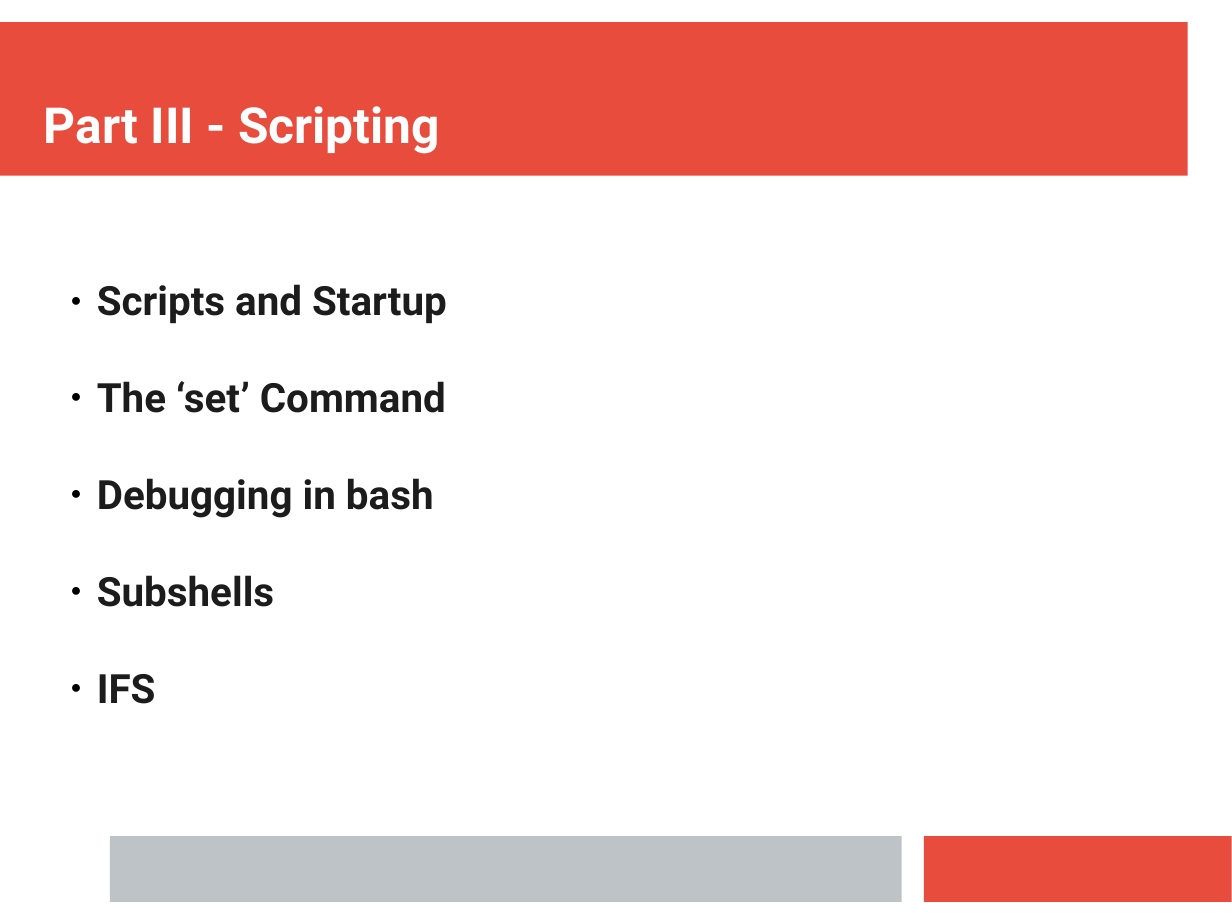
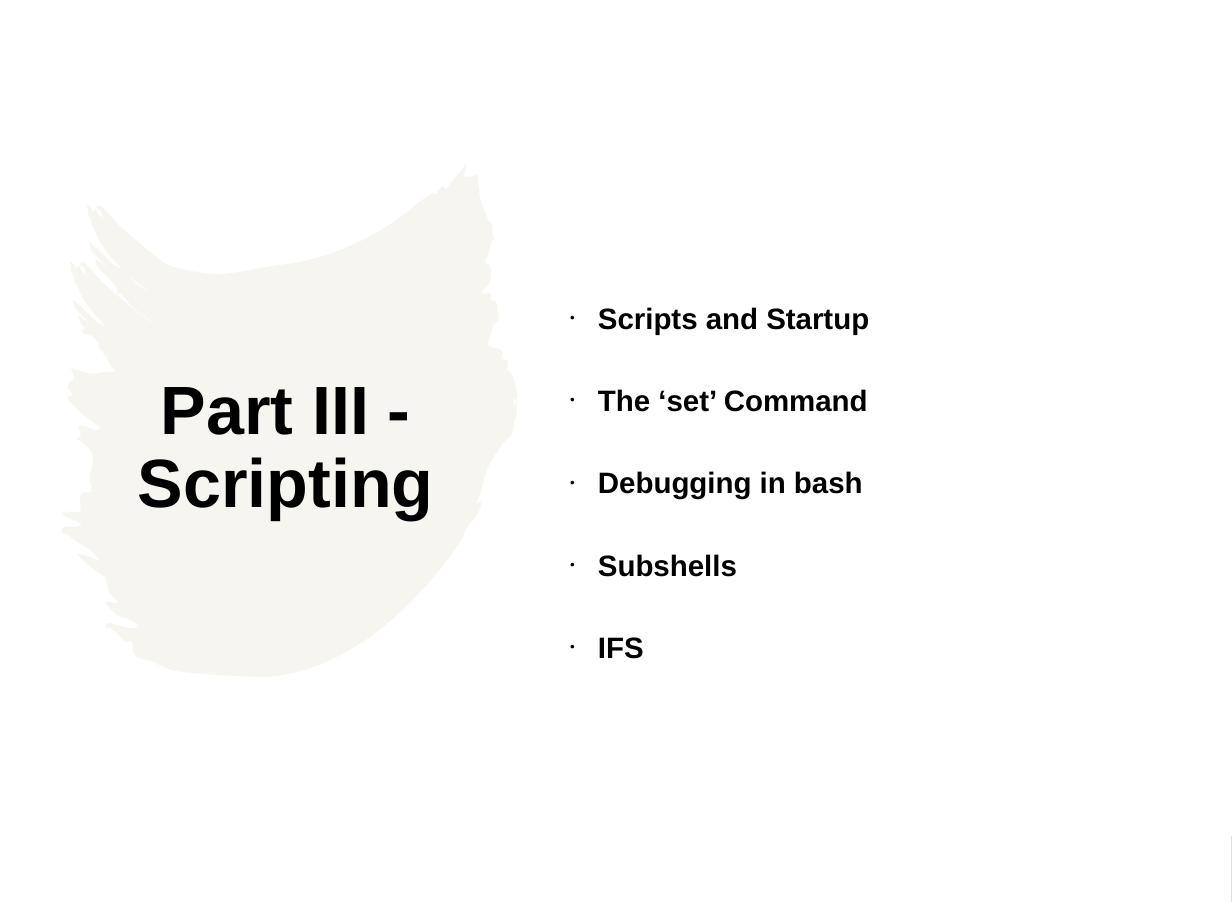
Before and after one commit to ianmiell/introduction-to-bash, a slide deck: slide 44 of slides/introduction_to_bash.pptx. Drawn at 1232x924 pixels with LibreOffice and Linux fonts; fonts in the diff are those of the drawing. Boxes give left, top, right and bottom in pixels: in the first picture for what was removed or moved away, otherwise in the second. Text is boxed around its words. In the diff, an @@ line names an element or a change of style, - is before the commit and + after.

```diff
--- a/slides/introduction_to_bash.pptx
+++ b/slides/introduction_to_bash.pptx
@@ rectangle added at (0, 0, 1232, 924), fill #FFFFFF @@
@@ text "Scripts and Startup": place and size @@
-text "Scripts and Startup" at (97, 284, 447, 704)
+text "Scripts and Startup" at (598, 307, 869, 659)
@@ text "Scripts and Startup" at (598, 307, 869, 659): size 26 to 19 pt, font Roboto to Arial, text colour #1C1C1C to #000000; bullet ● to •; line spacing 1 to 0.9; more space between paragraphs; vertical alignment top to middle @@
@@ freeform shape added at (61, 164, 518, 677), fill #EEECE1 at 50% opacity @@
@@ text "Part III - Scripting": place and size @@
-text "Part III - Scripting" at (44, 106, 440, 154)
+text "Part III - Scripting" at (138, 387, 434, 520)
@@ text "Part III - Scripting" at (138, 387, 434, 520): size 32 to 44 pt, font Roboto to Arial, text colour #FFFFFF to #000000; alignment left to centre; line spacing 1 to 0.9; more space between paragraphs; vertical alignment bottom to middle @@
@@ rectangle removed at (110, 836, 901, 902) @@
```
Also in this commit, not shown: 58 other slides changed, 2 slides added, 6 slides removed, 1 other file.
